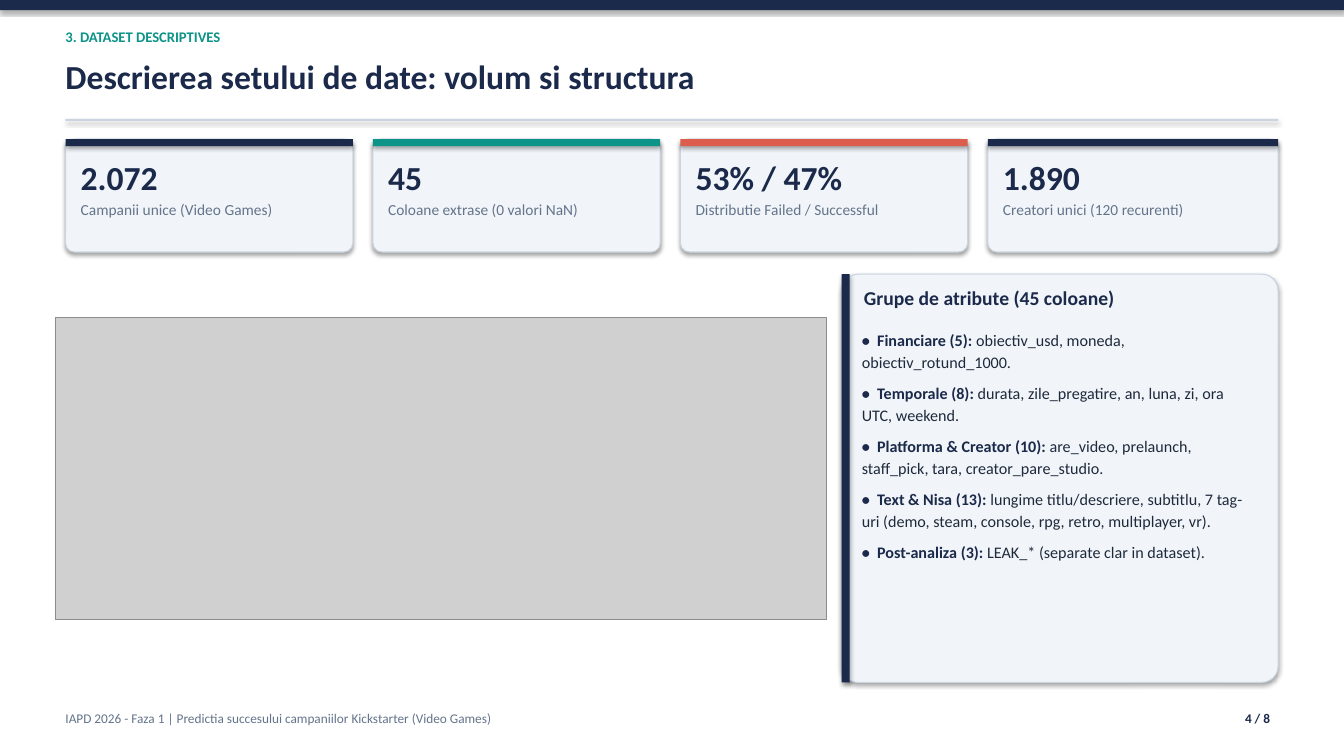
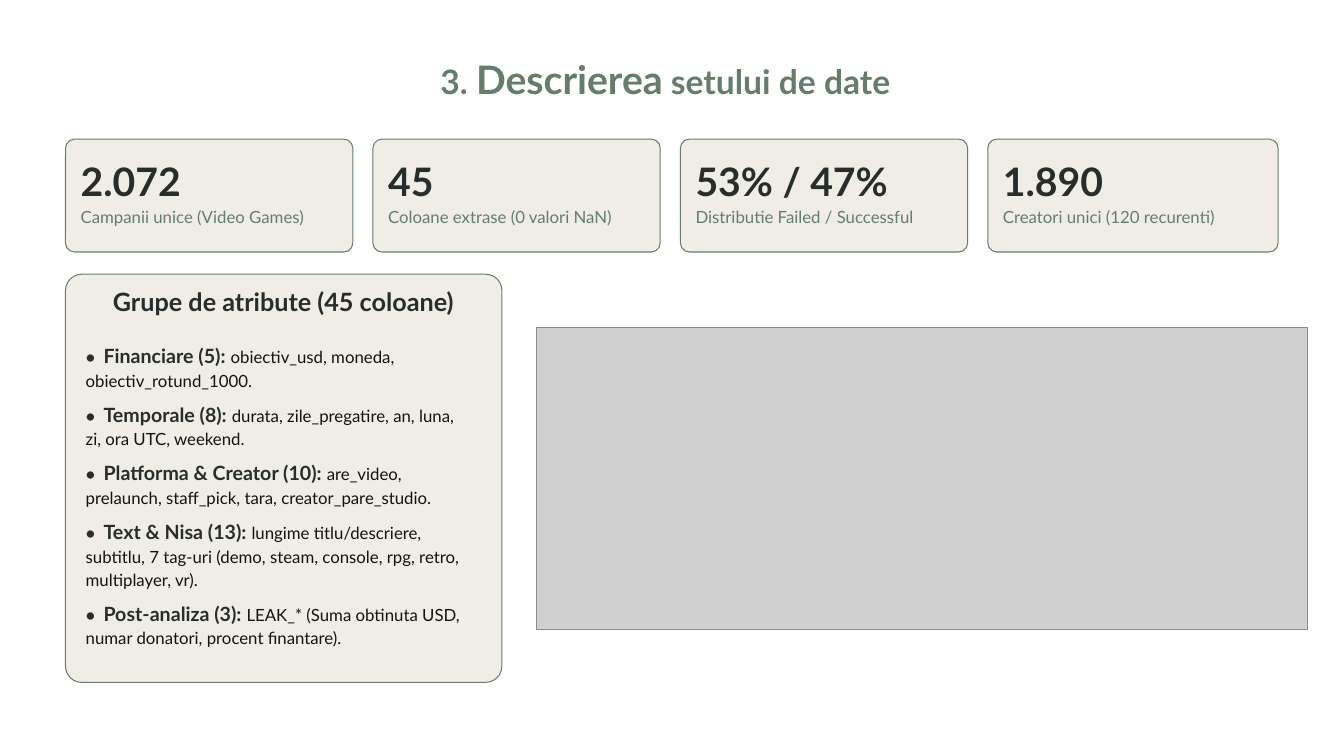
Before and after one commit to Avram-Robert/Predictia-succesului-campaniilor-de-jocuri-de-pe-Kickstarter, a slide deck: slide 4 of docs/IAPD_Phase1_Presentation.pptx. Drawn at 1344x756 pixels with LibreOffice and Linux fonts; fonts in the diff are those of the drawing; grey boxes stand for pictures. Boxes give left, top, right and bottom in pixels: in the first picture for what was removed or moved away, otherwise in the second. Text is boxed around its words. In the diff, an @@ line names an element or a change of style, - is before the commit and + after.

```diff
--- a/docs/IAPD_Phase1_Presentation.pptx
+++ b/docs/IAPD_Phase1_Presentation.pptx
@@ rectangle removed at <box>0,0,1344,10</box> @@
@@ text removed at <box>65,32,220,42</box> @@
-3. DATASET DESCRIPTIVES
@@ text at <box>440,65,890,95</box>: text changed; font Calibri to Lato; text colour #1B2A4A to #647E6B @@
-Descrierea setului de date: volum si structura
+3. Descrierea setului de date
@@ rectangle removed at <box>66,119,1278,121</box> @@
@@ rectangle removed at <box>66,139,353,146</box> @@
@@ rectangle removed at <box>373,139,660,146</box> @@
@@ rectangle removed at <box>681,139,968,146</box> @@
@@ rectangle removed at <box>988,139,1278,146</box> @@
@@ text "2.072" at <box>81,167,304,226</box>: size 24 to 28 pt, text colour #1B2A4A to #272D2B in "2.072"; font Calibri to Lato; size 11 to 12 pt, text colour #64748B to #647E6B in "Campanii unice (Video Games)" @@
@@ text "45" at <box>388,167,612,225</box>: size 24 to 28 pt, text colour #1B2A4A to #272D2B in "45"; font Calibri to Lato, size 11 to 12 pt, text colour #64748B to #647E6B @@
@@ text "53% / 47%" at <box>696,167,914,223</box>: size 24 to 28 pt, text colour #1B2A4A to #272D2B in "53% / 47%"; font Calibri to Lato; size 11 to 12 pt, text colour #64748B to #647E6B in "Distributie Failed / Successful" @@
@@ text "1.890" at <box>1003,167,1215,225</box>: size 24 to 28 pt, text colour #1B2A4A to #272D2B in "1.890"; font Calibri to Lato; size 11 to 12 pt, text colour #64748B to #647E6B in "Creatori unici (120 recurenti)" @@
@@ rounded rectangle: place and size @@
-rounded rectangle at <box>842,274,1278,683</box>
+rounded rectangle at <box>66,274,502,683</box>
@@ fill #F1F5F9 to #F0EDE6; outline #CBD5E1 0.75 pt to #647E6B 0.75 pt; shadow off in 5 elements at <box>66,139,353,252</box>, <box>373,139,660,252</box>, <box>681,139,968,252</box>, <box>988,139,1278,252</box>, <box>66,274,502,683</box> @@
@@ text "Grupe de atribute (45 coloane)": place and size @@
-text "Grupe de atribute (45 coloane)" at <box>864,290,1114,308</box>
+text "Grupe de atribute (45 coloane)" at <box>113,291,454,316</box>
@@ text "Grupe de atribute (45 coloane)" at <box>113,291,454,316</box>: size 14 to 18 pt, font Calibri to Lato, text colour #1B2A4A to #272D2B; alignment left to centre @@
@@ rectangle removed at <box>842,274,850,683</box> @@
@@ picture: place and size @@
-picture at <box>55,318,827,619</box>
+picture at <box>536,328,1308,629</box>
@@ text at <box>86,348,459,589</box>: size 11.5 to 12 pt in "• obiectiv_usd, moneda, obiectiv_rotund_1000.", "• durata, zile_pregatire, an, luna, zi, ora ...", "• are_video, prelaunch, staff_pick, tara, creator_pare_studi ...", "• lungime titlu/descriere, subtitlu, 7 tag-uri (demo, ..."; size 11.5 to 14 pt in "Financiare (5):", "Temporale (8):", "Platforma & Creator (10):", "Text & Nisa (13):"; font Calibri to Lato in "• Financiare (5): obiectiv_usd, moneda, obiectiv_rotund_1000 ...", "• Temporale (8): durata, zile_pregatire, an, luna, ...", "• Platforma & Creator (10): are_video, prelaunch, ...", "• Text & Nisa (13): lungime titlu/descriere, ..."; text colour #1B2A4A to #272D2B in "• Financiare (5):", "• Temporale (8):", "• Platforma & Creator (10):", "• Text & Nisa (13):"; text colour #1E293B to #131313 in "obiectiv_usd, moneda, obiectiv_rotund_1000.", "durata, zile_pregatire, an, luna, zi, ora UTC, ...", "are_video, prelaunch, staff_pick, tara, creator_pare_studio.", "lungime titlu/descriere, subtitlu, 7 tag-uri (demo, steam, ..." @@
@@ text "• Financiare (5): obiectiv_usd, moneda, ...": place and size @@
-text "• Financiare (5): obiectiv_usd, moneda, ..." at <box>862,334,1242,561</box>
+text "• Financiare (5): obiectiv_usd, moneda, ..." at <box>86,348,460,647</box>
@@ text at <box>86,606,460,647</box>: text changed; size 11.5 to 12 pt; font Calibri to Lato; text colour #1E293B to #131313 @@
-• Post-analiza (3): LEAK_* (separate clar in dataset).
+• Post-analiza (3): LEAK_* (Suma obtinuta USD, numar donatori, procent finantare).
@@ text removed at <box>65,713,491,725</box> @@
-IAPD 2026 - Faza 1 | Predictia succesului campaniilor Kickstarter (Video Games)
@@ text removed at <box>1245,714,1270,723</box> @@
-4 / 8
```
Also in this commit, not shown: 6 other slides changed, 1 slide added, 1 slide removed.
